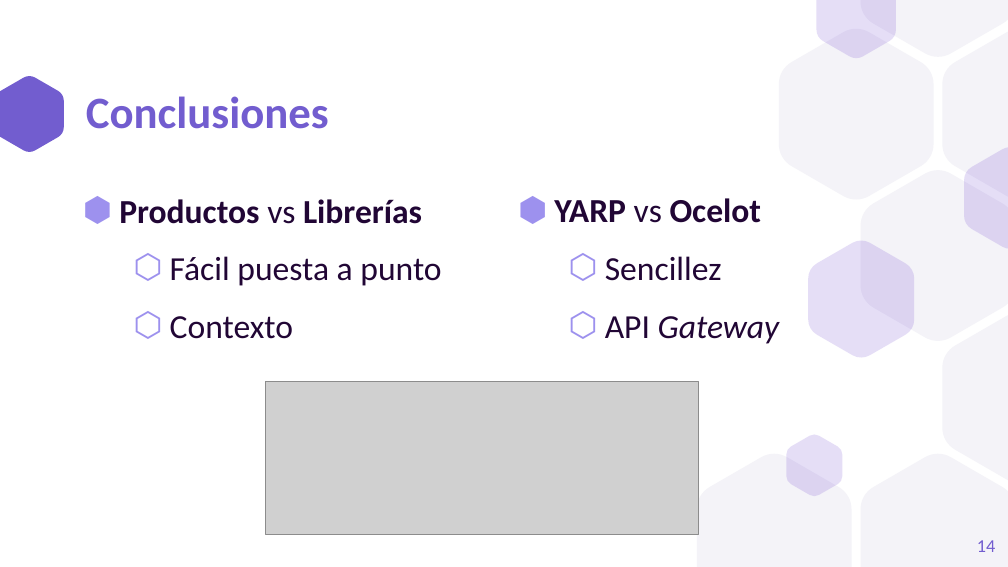
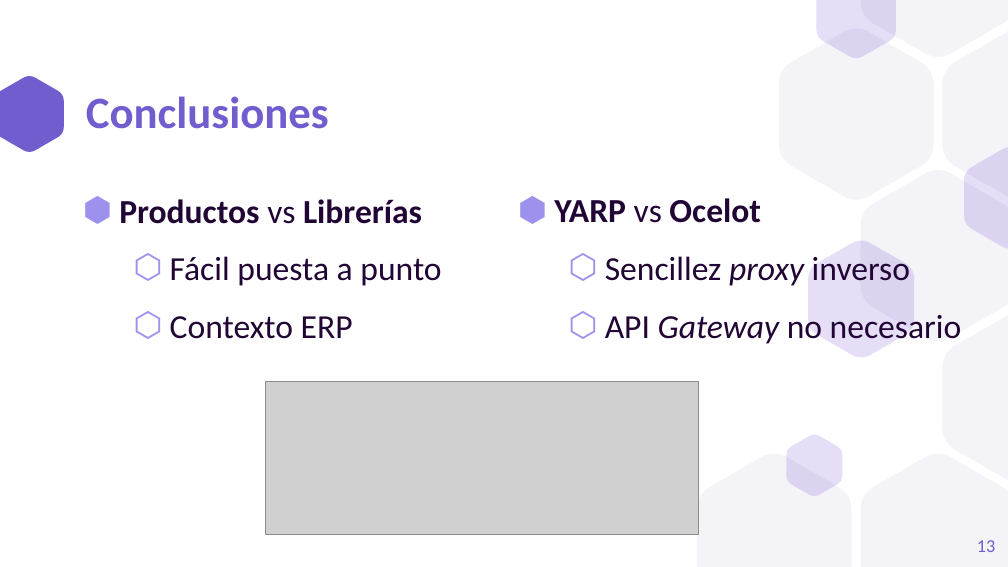
Before and after one commit to a1ex9788/TFG, a slide deck: slide 13 of TFG_AlejandroCarrion.pptx (slide 14 before the commit). Drawn at 1008x567 pixels with LibreOffice and Linux fonts; fonts in the diff are those of the drawing; grey boxes stand for pictures. Boxes give left, top, right and bottom in pixels: in the first picture for what was removed or moved away, otherwise in the second. Text is boxed around its words. In the diff, an @@ line names an element or a change of style, - is before the commit and + after.

```diff
--- a/TFG_AlejandroCarrion.pptx
+++ b/TFG_AlejandroCarrion.pptx
@@ text at [605, 253, 962, 344]: text changed @@
-  ⬡ Sencillez
-  ⬡ API Gateway
+  ⬡ Sencillez proxy inverso
+  ⬡ API Gateway no necesario
@@ text at [170, 316, 353, 339]: text changed @@
-  ⬡ Contexto
+  ⬡ Contexto ERP
@@ page number at [977, 540, 995, 552]: text changed @@
-14
+13
```
Also in this commit, not shown: 8 other slides changed, 1 slide removed.
